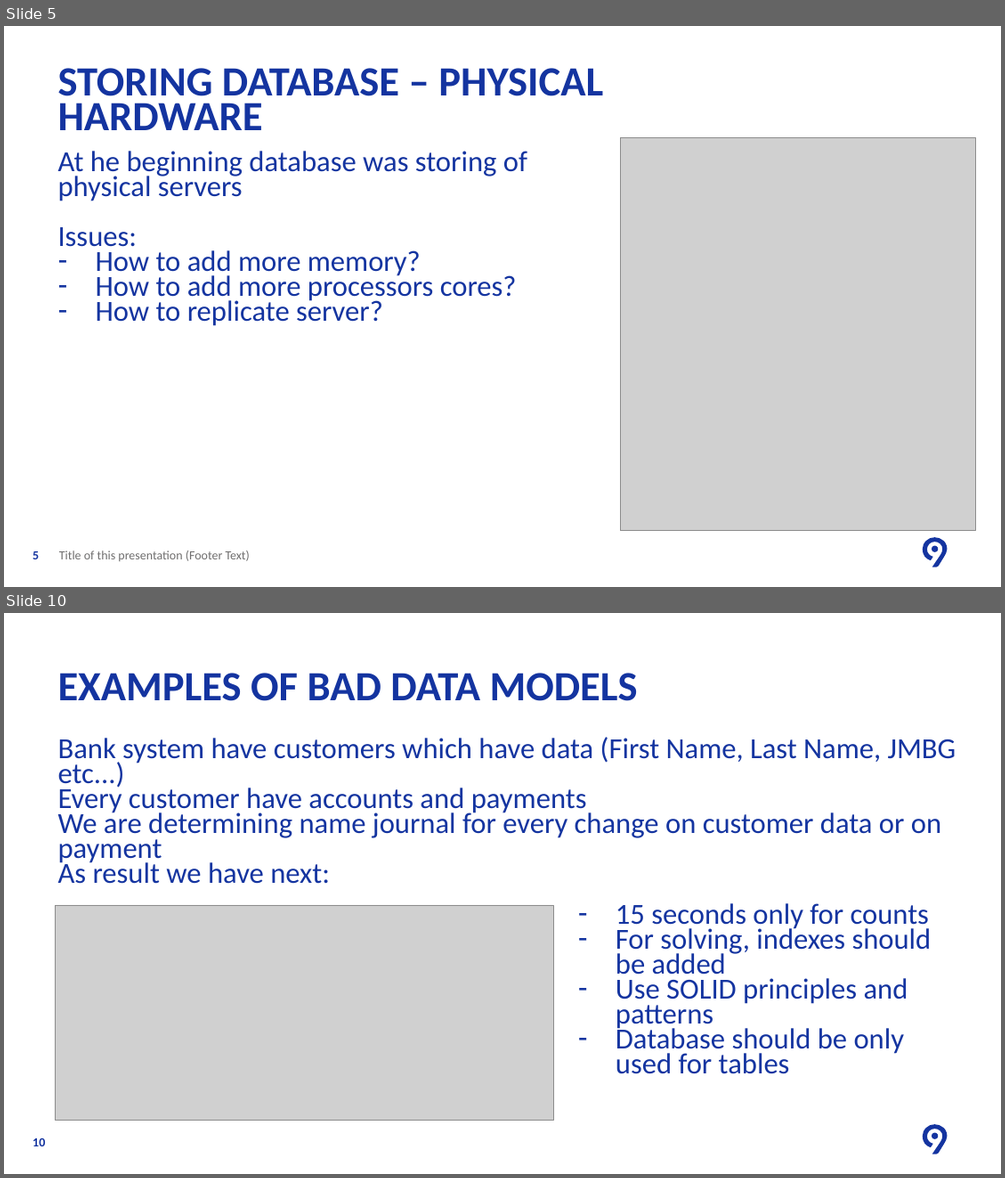
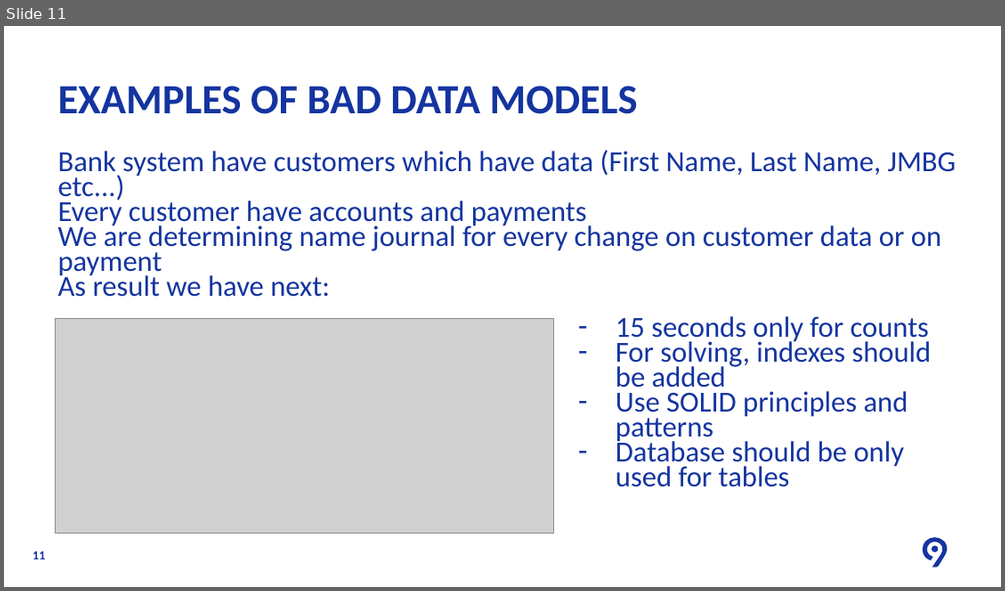
Before and after one commit to Levi9NS/Code9-2021, a slide deck: Azure Database (SQL and Cosmos)/SQL/Code9 2021 - SQL Database.pptx. Shown one above the other, each under a label of ours: slides 5 and 10 before the commit, slide 11 after it; the slides between them are not shown. The pictures are 1005x1178 and 1005x591 pixels, drawn with LibreOffice and Linux fonts; fonts in the diff are those of the drawing; grey boxes stand for pictures; background and template pictures are left out. Boxes give left, top, right and bottom in pixels: in the first picture for what was removed or moved away, otherwise in the second. Text is boxed around its words. In the diff, an @@ line names an element or a change of style, - is before the commit and + after.

```diff
--- a/Azure Database (SQL and Cosmos)/SQL/Code9 2021 - SQL Database.pptx
+++ b/Azure Database (SQL and Cosmos)/SQL/Code9 2021 - SQL Database.pptx
@@ slide 5 removed at [4,26,1001,587], background #FFFFFF; not listed: 2 template elements that a slide beside it also shows @@
@@ title removed at [58,68,603,130] @@
-STORING DATABASE – PHYSICAL HARDWARE
@@ text removed at [58,151,527,326] @@
-At he beginning database was storing of physical servers
-Issues:
-– How to add more memory?
-– How to add more processors cores?
-– How to replicate server?
@@ picture removed at [620,138,975,531] @@
@@ page number removed at [32,551,39,559] @@
-5
@@ text removed at [59,550,250,561] @@
-Title of this presentation (Footer Text)
@@ what was slide 10 is now slide 11 @@
@@ page number at [32,551,45,559]: text changed @@
-10
+11
```
Also in this commit, not shown: 5 slides changed, 4 slides added, 2 other slides removed.
